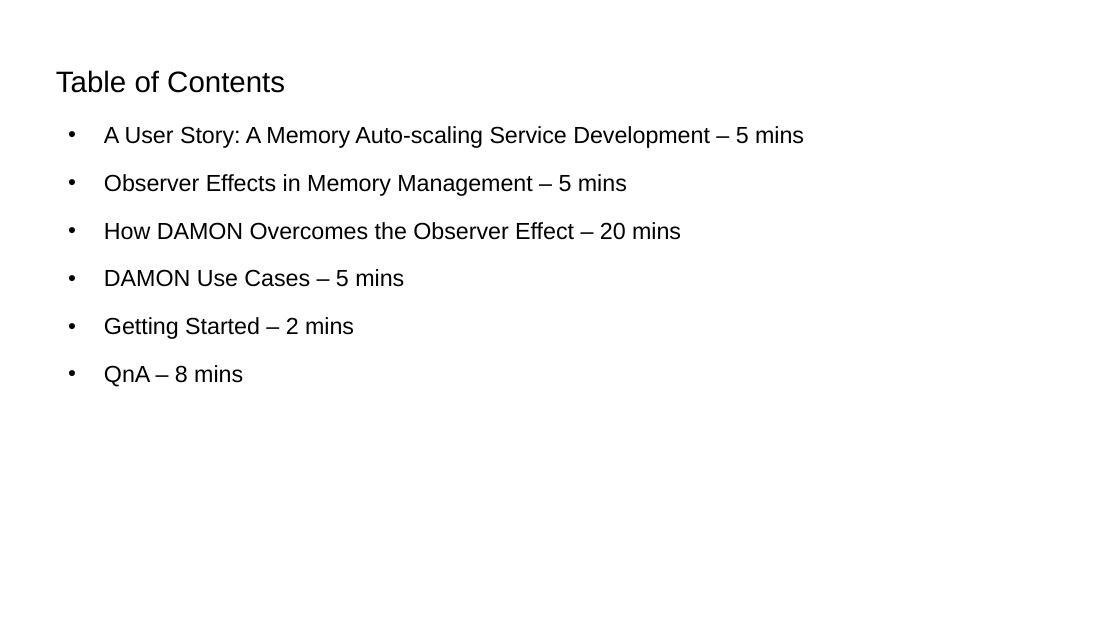
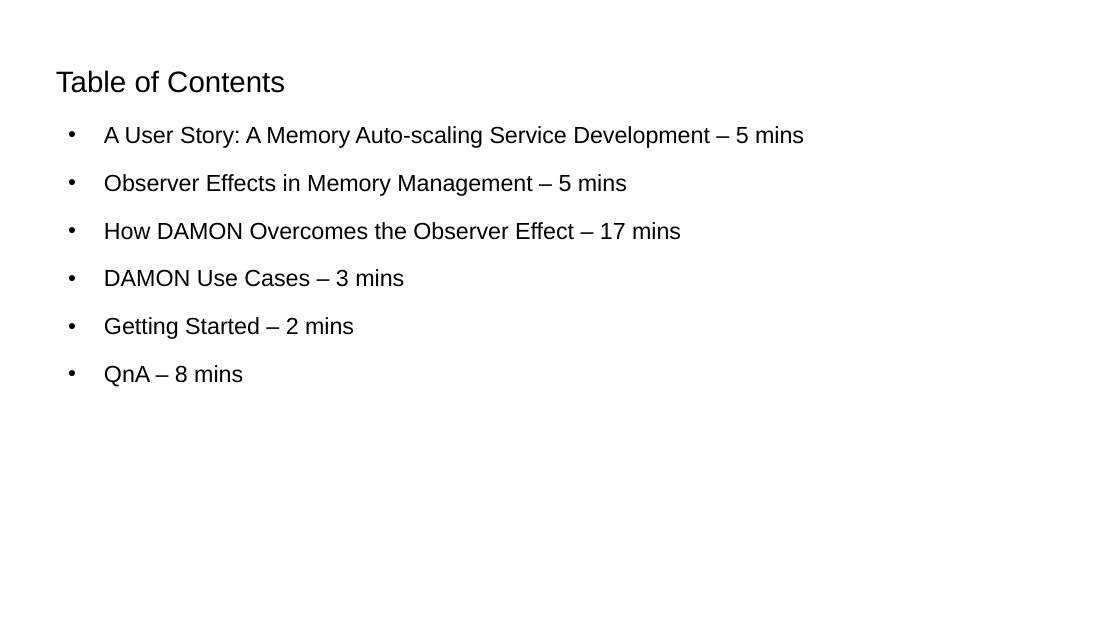
Before and after one commit to damonitor/talks, a slide deck: slide 2 of 2025/kernel_recipes/damon_kernel_recipes2025.odp. Drawn at 1120x630 pixels with LibreOffice and Linux fonts; fonts in the diff are those of the drawing. Boxes give left, top, right and bottom in pixels: in the first picture for what was removed or moved away, otherwise in the second. Text is boxed around its words. In the diff, an @@ line names an element or a change of style, - is before the commit and + after.

```diff
--- a/2025/kernel_recipes/damon_kernel_recipes2025.odp
+++ b/2025/kernel_recipes/damon_kernel_recipes2025.odp
@@ text at <box>104,222,681,287</box>: text changed @@
-● How DAMON Overcomes the Observer Effect – 20 mins
-● DAMON Use Cases – 5 mins
+● How DAMON Overcomes the Observer Effect – 17 mins
+● DAMON Use Cases – 3 mins
```
Also in this commit, not shown: 2 other slides changed, 1 other file.
